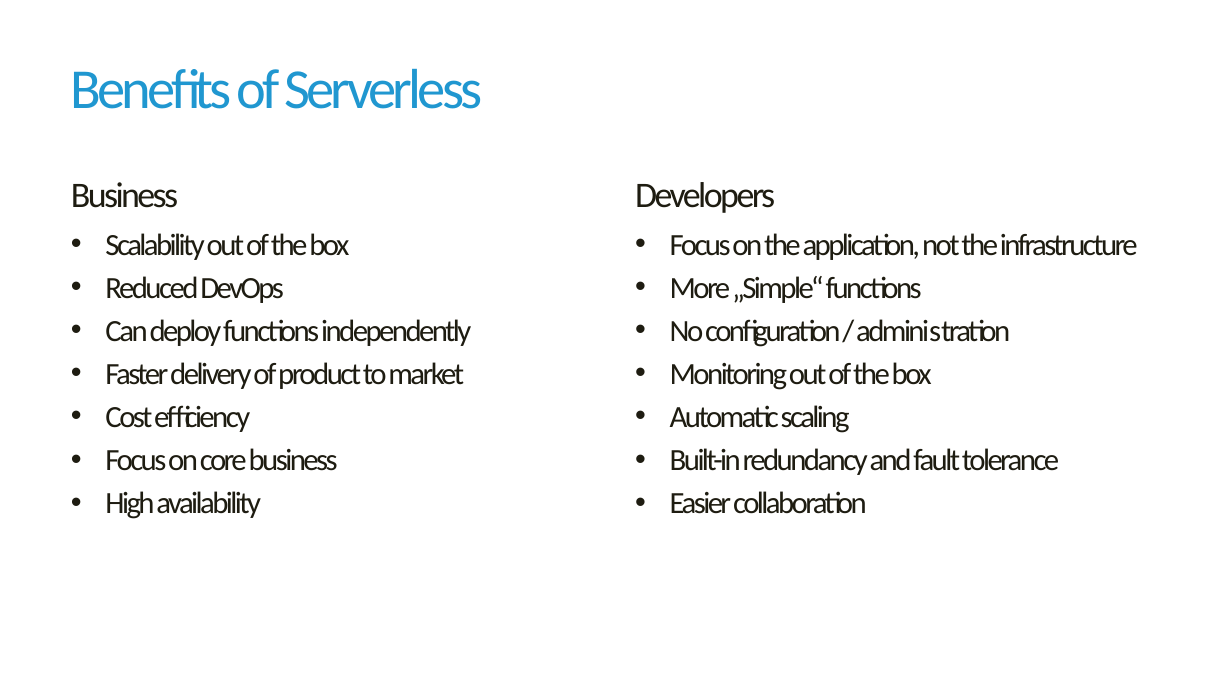
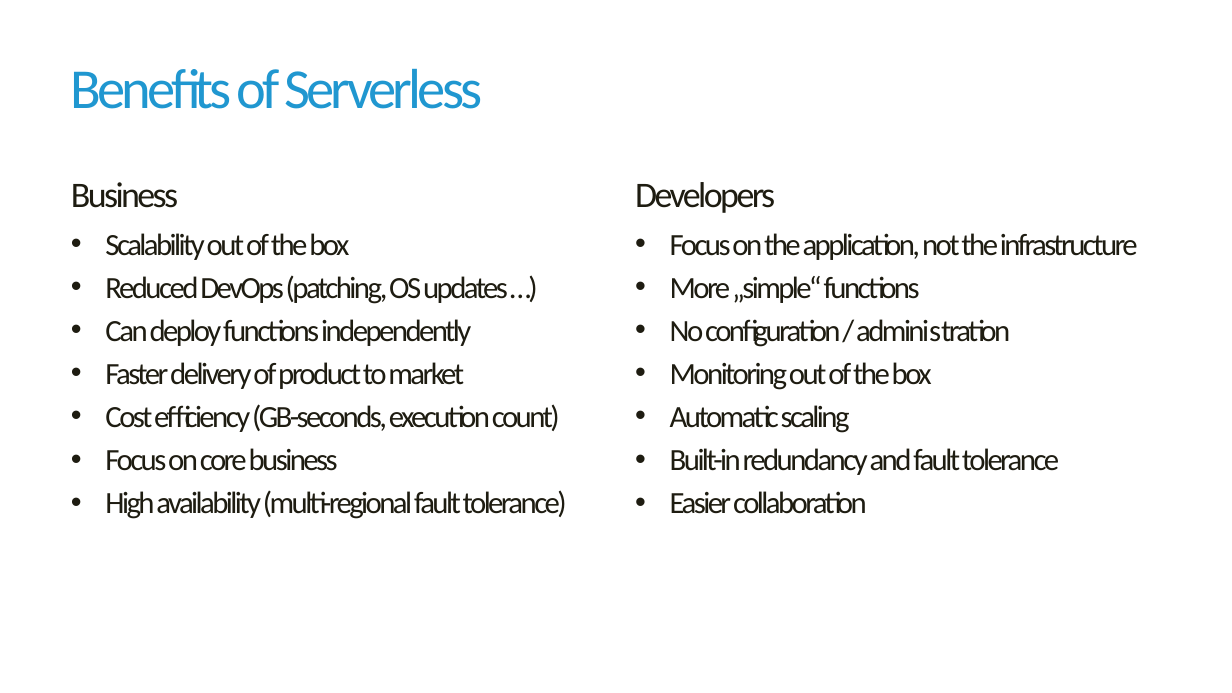
Before and after one commit to havit/CloudApplicationsDevelopment, a slide deck: slide 4 of Lab7-Serverless/Serverless-computing.pptx. Drawn at 1232x693 pixels with LibreOffice and Linux fonts; fonts in the diff are those of the drawing; background and template pictures are left out. Boxes give left, top, right and bottom in pixels: in the first picture for what was removed or moved away, otherwise in the second. Text is boxed around its words. In the diff, an @@ line names an element or a change of style, - is before the commit and + after.

```diff
--- a/Lab7-Serverless/Serverless-computing.pptx
+++ b/Lab7-Serverless/Serverless-computing.pptx
@@ text at [105,275,508,304]: text changed @@
-• Reduced DevOps
+• Reduced DevOps (patching, OS updates …)
@@ text at [670,276,920,303]: text changed @@
-• More „Simple“ functions
+• More „simple“ functions
@@ text at [105,404,560,432]: text changed @@
-• Cost efficiency
+• Cost efficiency (GB-seconds, execution count)
@@ text at [105,490,567,519]: text changed @@
-• High availability
+• High availability (multi-regional fault tolerance)
```
Also in this commit, not shown: 5 other slides changed, 1 other file.
